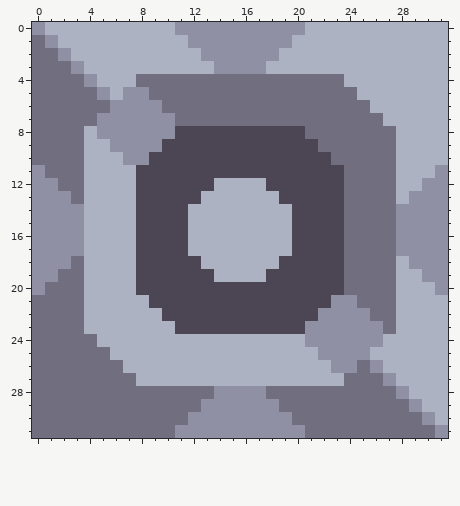
A pixel-art sprite gets an edit: sprites-override/blocks/distribution/bridge-conveyor.png. Above, as it was before the edit.
The file is 32x32 pixels.
Now the later version:
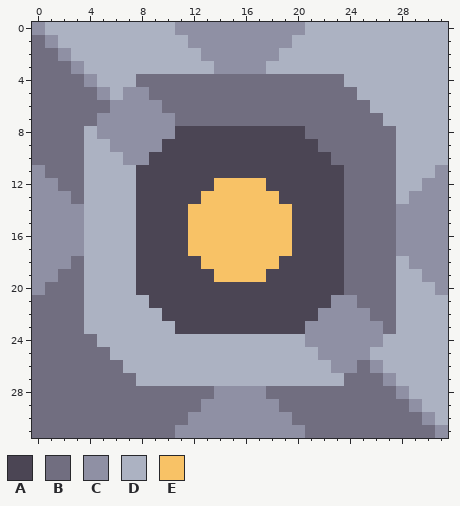
Palette (. is transparent): A #4b4554  B #716e80  C #8f90a4  D #acb2c2  E #f8c266
Difference:
y 12: x 14..17 DDDD -> EEEE
y 13: x 13..18 DDDDDD -> EEEEEE
y 14..17: x 12..19 DDDDDDDD -> EEEEEEEE
y 18: x 13..18 DDDDDD -> EEEEEE
y 19: x 14..17 DDDD -> EEEE
